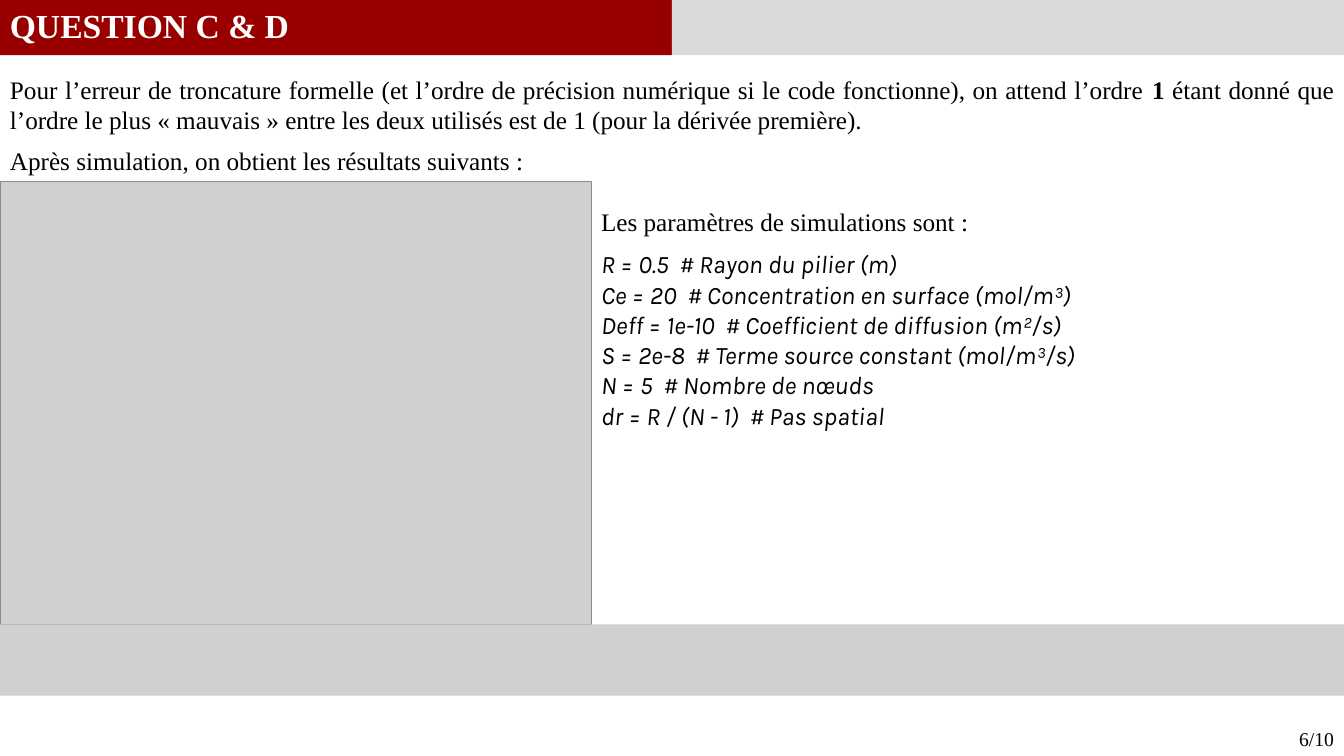
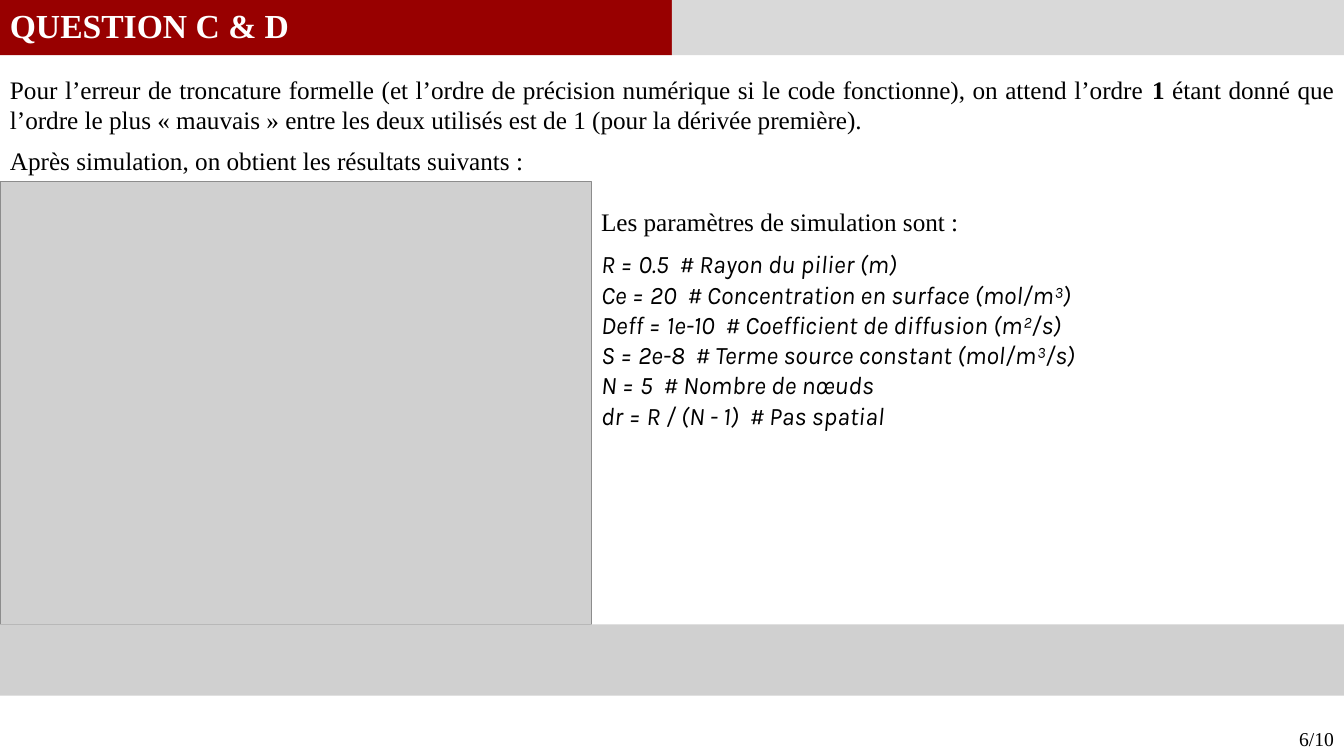
Before and after one commit to GauthierBRUNEL/MEC8211_devoir_2, a slide deck: slide 6 of doc/Rapport_Devoir1.pptx. Drawn at 1344x756 pixels with LibreOffice and Linux fonts; fonts in the diff are those of the drawing; grey boxes stand for pictures. Boxes give left, top, right and bottom in pixels: in the first picture for what was removed or moved away, otherwise in the second. Text is boxed around its words. In the diff, an @@ line names an element or a change of style, - is before the commit and + after.

```diff
--- a/doc/Rapport_Devoir1.pptx
+++ b/doc/Rapport_Devoir1.pptx
@@ text at (x1=601, y1=213, x2=945, y2=237): text changed @@
-Les paramètres de simulations sont :
+Les paramètres de simulation sont :
```
Also in this commit, not shown: 2 other slides changed.
